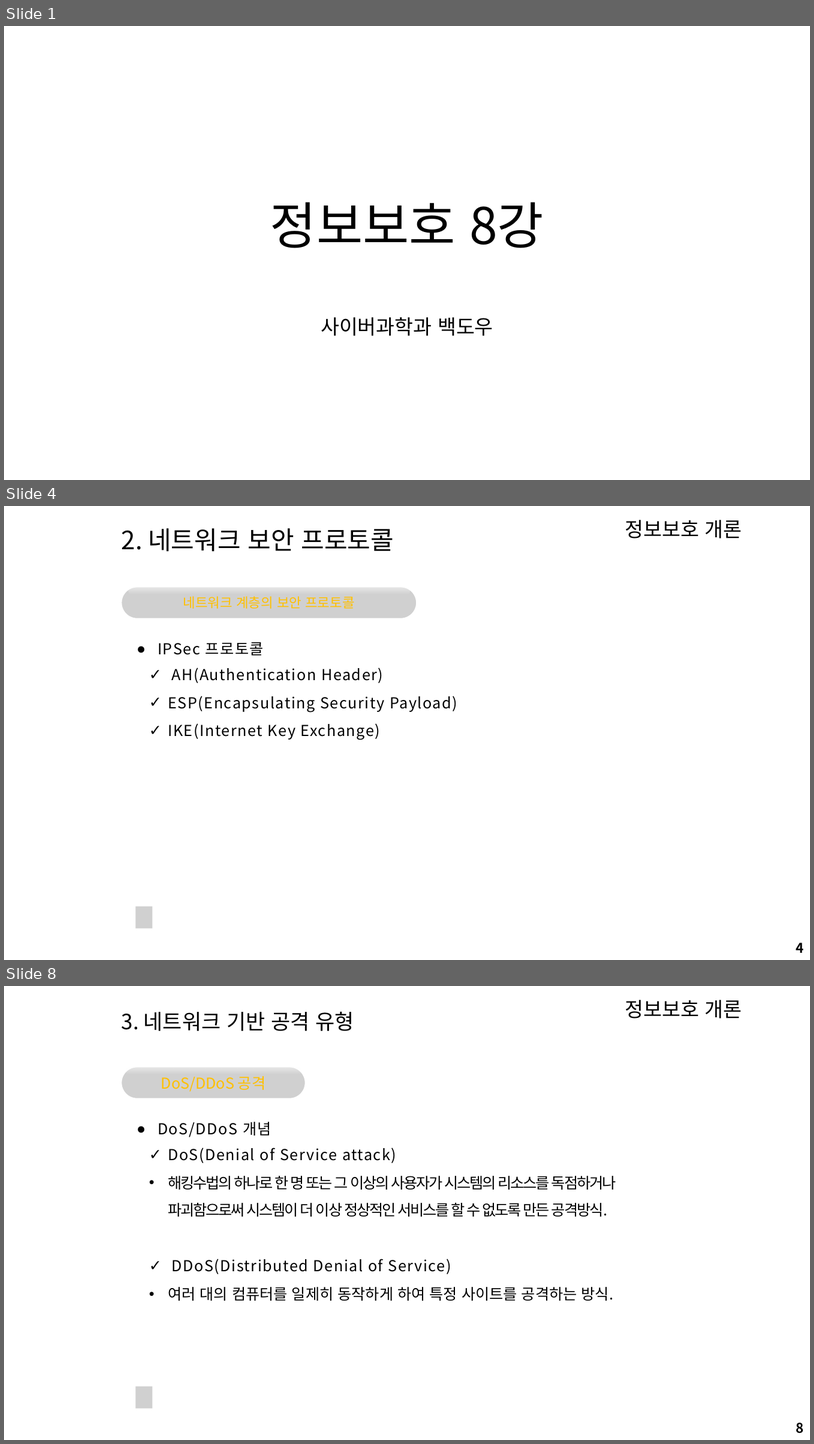
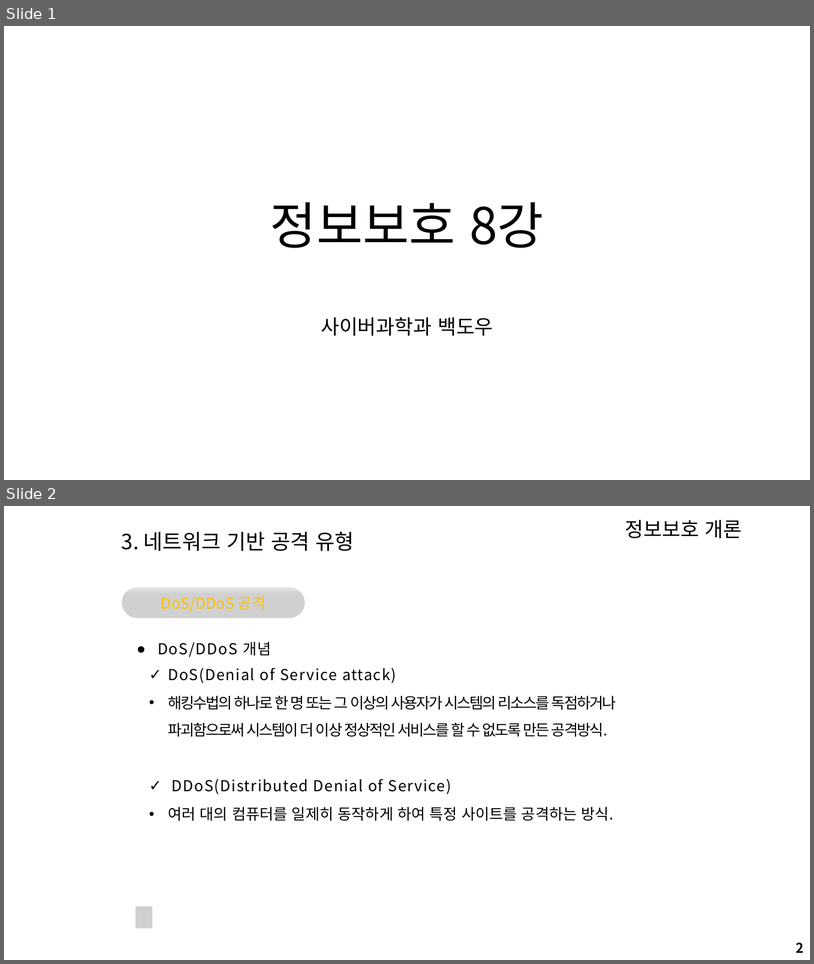
Before and after one commit to arizona95/CyberTraining, a slide deck: Lecture/24_1_정보보호/정보보호8강.pptx. Shown one above the other, each under a label of ours: slides 1, 4 and 8 before the commit, slides 1 and 2 after it; the slides between them are not shown. The pictures are 814x1444 and 814x964 pixels, drawn with LibreOffice and Linux fonts; fonts in the diff are those of the drawing; grey boxes stand for pictures; background and template pictures are left out. Boxes give left, top, right and bottom in pixels: in the first picture for what was removed or moved away, otherwise in the second. Text is boxed around its words. In the diff, an @@ line names an element or a change of style, - is before the commit and + after.

```diff
--- a/Lecture/24_1_정보보호/정보보호8강.pptx
+++ b/Lecture/24_1_정보보호/정보보호8강.pptx
@@ slide 4 removed at (4, 506, 810, 960), background #FFFFFF; not listed: 1 template element that a slide beside it also shows @@
@@ text removed at (122, 528, 393, 552) @@
-2. 네트워크 보안 프로토콜
@@ picture removed at (122, 587, 417, 619) @@
@@ rounded rectangle removed at (122, 585, 417, 621) @@
-네트워크 계층의 보안 프로토콜
@@ rounded rectangle removed at (129, 588, 410, 594) @@
@@ text removed at (158, 642, 264, 655) @@
-● IPSec 프로토콜
@@ text removed at (168, 667, 458, 740) @@
-✓ AH(Authentication Header)
-✓ ESP(Encapsulating Security Payload)
-✓ IKE(Internet Key Exchange)
@@ picture removed at (136, 906, 153, 928) @@
@@ page number removed at (797, 942, 804, 952) @@
-4
@@ what was slide 8 is now slide 2 @@
@@ page number at (797, 942, 804, 952): text changed @@
-8
+2
```
Also in this commit, not shown: 5 slides changed, 5 other slides removed, 2 other files.
